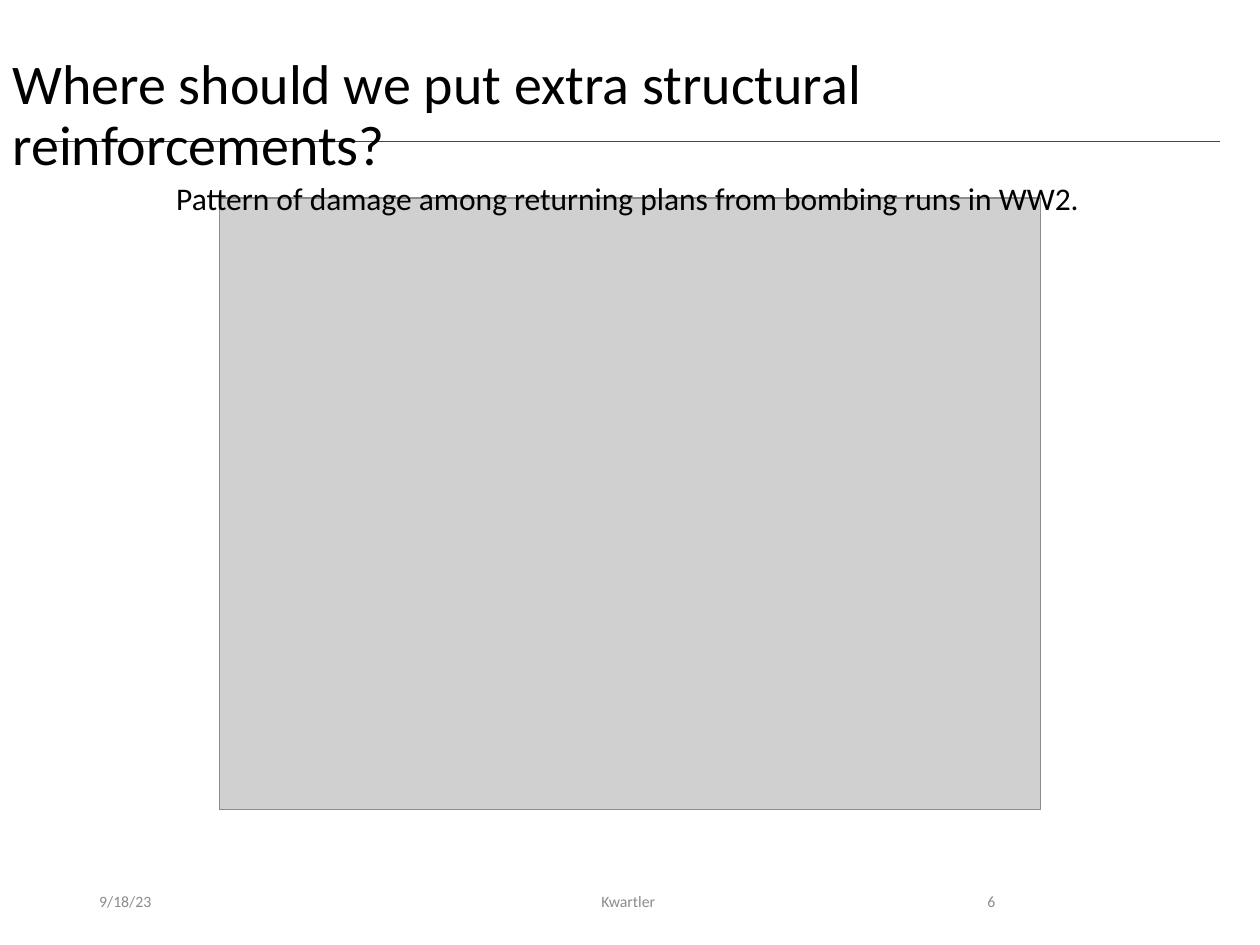
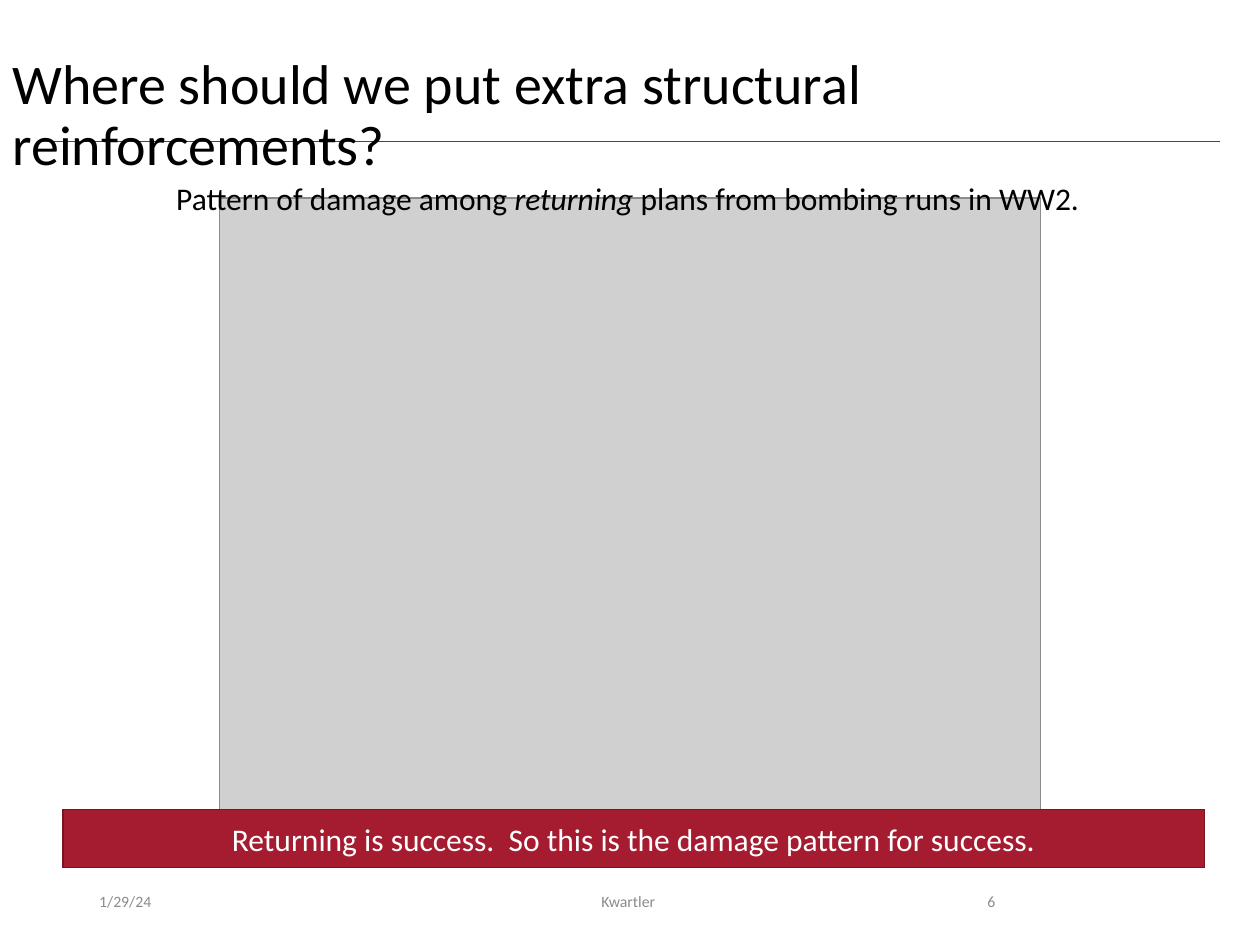
Before and after one commit to kwartler/Harvard_DataMining_Business_Student, a slide deck: slide 6 of Lessons/B_IntroToDM_BasicEDA/B_Practice.pptx. Drawn at 1260x945 pixels with LibreOffice and Linux fonts; fonts in the diff are those of the drawing; grey boxes stand for pictures; background and template pictures are left out. Boxes give left, top, right and bottom in pixels: in the first picture for what was removed or moved away, otherwise in the second. Text is boxed around its words. In the diff, an @@ line names an element or a change of style, - is before the commit and + after.

```diff
--- a/Lessons/B_IntroToDM_BasicEDA/B_Practice.pptx
+++ b/Lessons/B_IntroToDM_BasicEDA/B_Practice.pptx
@@ text "Pattern of damage among returning ..." at (176,183,1079,217): italic on in "returning" @@
@@ rectangle added at (63,810,1205,868), fill #A51C30, outline #7A1524 1 pt, 18 pt, text #FFFFFF @@
+Returning is success. So this is the damage pattern for success.
@@ text at (99,896,151,908): text changed @@
-9/18/23
+1/29/24
```
Also in this commit, not shown: 12 other slides changed, 1 slide added, 4 other files.
